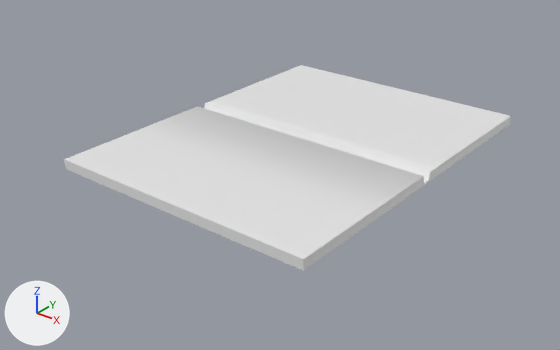
Renders of the FBX model res/models/scene_models/Ground.fbx from each side of a commit.
Both versions are drawn from a 50 mm camera at (24.6, -32.7, 17.6) aimed at (-0.7, -1.2, -1.9). The lights are fixed; the arrows at lower left show +X, +Y and +Z. The older version comes first. Where no turn or scale is listed for an object, it has been applied to the vertices.

The first picture shows 'Ground'.
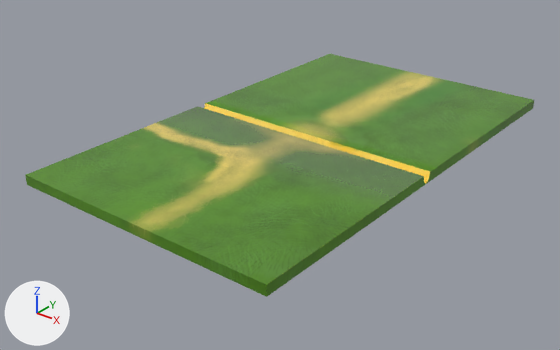
Changed parts and their boxes (x1, y1, x2, y2) in the pictures (560 x 350 px; the box of a moved part takes in the faces that stretch with it):
'Ground', reshaped (14% wider, 18% taller)
    before: (64, 65, 511, 271)
    after: (25, 54, 534, 297)
part 1 of me_mesh, moved or reshaped
    before: (64, 133, 365, 271)
    after: (25, 133, 365, 297)
part 2 of me_mesh, moved or reshaped
    before: (259, 65, 511, 150)
    after: (259, 54, 534, 150)
part 3 of me_mesh, recoloured (white to green)
    before: (64, 65, 511, 271)
    after: (25, 54, 534, 297)

The change in detail:
Picture 'Ground_DefaultMaterial_BaseColor.png' (img_ground_defaultmaterial_basecolor_png) is new.
Material 'Material #20' (mat_material__20) is new.
Its texture is img_ground_defaultmaterial_basecolor_png.
Its roughness is 0.0.
me_mesh is used by ob_ground; location (0.0, 0.0, 0.0).
Before the commit, vertices of me_mesh: 0 (-8.0, -10.5, -0.3) at pixel (65, 169), 1 (8.0, -10.5, -0.3) at pixel (303, 270), 4 (-8.0, -10.5, 0.3) at pixel (64, 159), 5 (8.0, -10.5, 0.3) at pixel (303, 259), 34 (-3.7, -10.5, 0.3) at pixel (117, 181).
Before the commit, vertices of me_mesh: 35 (-3.7, -10.5, -0.3) at pixel (118, 191), 49 (0.8, -10.5, 0.3) at pixel (181, 208), 50 (0.8, -10.5, -0.3) at pixel (182, 219).
Before the commit, vertices of me_mesh: 2 (-8.0, 10.5, -0.3), 3 (8.0, 10.5, -0.3) at pixel (510, 124), 6 (-8.0, 10.5, 0.3) at pixel (301, 65), 7 (8.0, 10.5, 0.3) at pixel (511, 115), 28 (-3.7, 10.5, 0.3) at pixel (350, 77).
Before the commit, vertices of me_mesh: 36 (-3.7, 10.5, -0.3), 42 (0.8, 10.5, 0.3) at pixel (407, 90), 51 (0.8, 10.5, -0.3).
me_mesh had 64 vertices, 102 faces and spanned x -8.0..8.0, y -10.5..10.5, z -0.3..0.3.
me_mesh now has 64 vertices, 102 faces and spans x -8.0..8.0, y -12.9..14.0, z -0.3..0.3.
Part 1, on me_mesh:
Vertices 0, 1, 4, 5, 34, 35, 49, 50 of me_mesh move by (0.0, -2.4, 0.0).
Part 2, on me_mesh:
Vertices 2, 3, 6, 7, 28, 36, 42, 51 of me_mesh move by (0.0, 3.6, 0.0).
me_mesh part 3: 98 faces spanning x -8.0..8.0, y -12.9..14.0, z -0.3..0.3 switch from no material to mat_material__20 (picture img_ground_defaultmaterial_basecolor_png).
